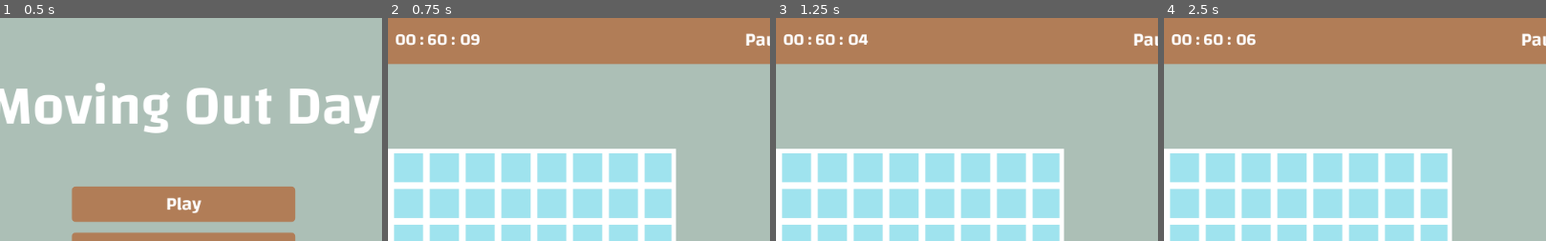
Above: before the commit, frames 1-4 (left to right).
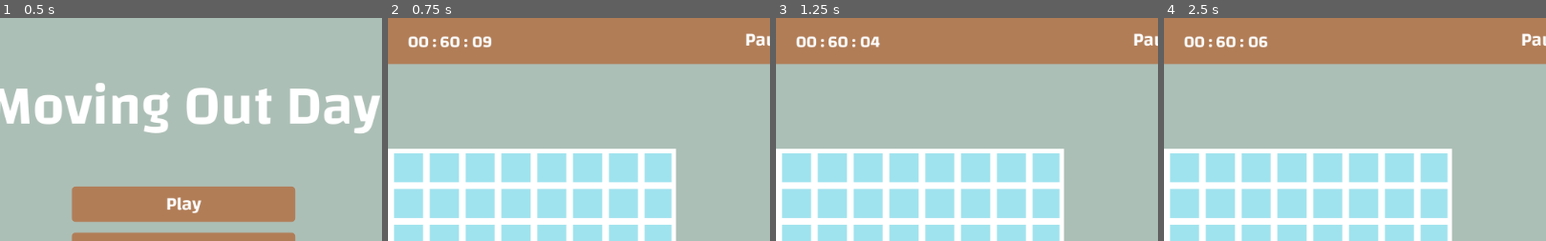
Above: after the commit, the same moments.

Repository: JMixson/moving-out-day
Game: Godot game, scene res://Scenes/Main Menu.tscn
Two runs of this game, one before a commit and one after it. Both use one fixed random seed, a clock stepped at 60 frames per second and the inputs below.
Inputs:
- Up to frame 1 (0.5 s): no input
- Up to frame 2 (0.75 s): click "Play" at 0.5 s
- Up to frame 3 (1.25 s): no input
- Up to frame 4 (2.5 s): click "Pause" at 1.25 s; click "Restart" at 2 s
The pictures show only the part of the screen within x 40-90%, y 0-50%; the shares and areas given below are measured in that part.

Frame 1 is identical in both runs. In frame 2, 1.0% of the frame differs, in the area x 2-28%, y 7-14%; in frame 3, 1.0%; in frame 4, 1.0%.

Commit message:
Update Top UI element's position/size

Diff:
--- a/Scenes/Countdown.tscn
+++ b/Scenes/Countdown.tscn
@@ -6,10 +6,8 @@
 [node name="Countdown" type="Control"]
 anchor_right = 1.0
 anchor_bottom = 1.0
-margin_left = -3.0
-margin_top = -3.0
-margin_right = -860.0
-margin_bottom = -563.0
+margin_right = -891.0
+margin_bottom = -559.0
 theme = ExtResource( 2 )
 script = ExtResource( 1 )
 __meta__ = {
@@ -19,31 +17,30 @@
 minutes = 5
 
 [node name="min" type="RichTextLabel" parent="."]
-margin_left = 15.0
-margin_top = 9.0
-margin_right = 67.0
-margin_bottom = 57.0
+margin_right = 43.0
+margin_bottom = 30.0
 text = "00 : "
+scroll_active = false
 __meta__ = {
 "_edit_use_anchors_": false
 }
 
 [node name="sec" type="RichTextLabel" parent="."]
-margin_left = 58.0
-margin_top = 9.0
-margin_right = 108.0
-margin_bottom = 59.0
+margin_left = 43.0
+margin_right = 86.0
+margin_bottom = 30.0
 text = "00 : "
+scroll_active = false
 __meta__ = {
 "_edit_use_anchors_": false
 }
 
 [node name="dsec" type="RichTextLabel" parent="."]
-margin_left = 102.0
-margin_top = 9.0
-margin_right = 136.0
-margin_bottom = 58.0
+margin_left = 86.0
+margin_right = 116.0
+margin_bottom = 30.0
 text = "00"
+scroll_active = false
 __meta__ = {
 "_edit_use_anchors_": false
 }
--- a/Scenes/Top UI.tscn
+++ b/Scenes/Top UI.tscn
@@ -25,10 +25,11 @@
 }
 
 [node name="Total" type="Label" parent="."]
+anchor_right = 1.0
+anchor_bottom = 0.725
 margin_left = 41.0
 margin_top = 11.0
-margin_right = 158.0
-margin_bottom = 58.0
+margin_right = -866.0
 theme = ExtResource( 1 )
 text = "Total Price"
 __meta__ = {
@@ -36,8 +37,8 @@
 }
 
 [node name="Countdown" parent="." instance=ExtResource( 2 )]
-margin_left = 408.0
-margin_top = -1.0
-margin_right = -457.0
-margin_bottom = -33.0
+margin_left = 440.0
+margin_top = 11.0
+margin_right = -465.0
+margin_bottom = -30.0
 minutes = 1
